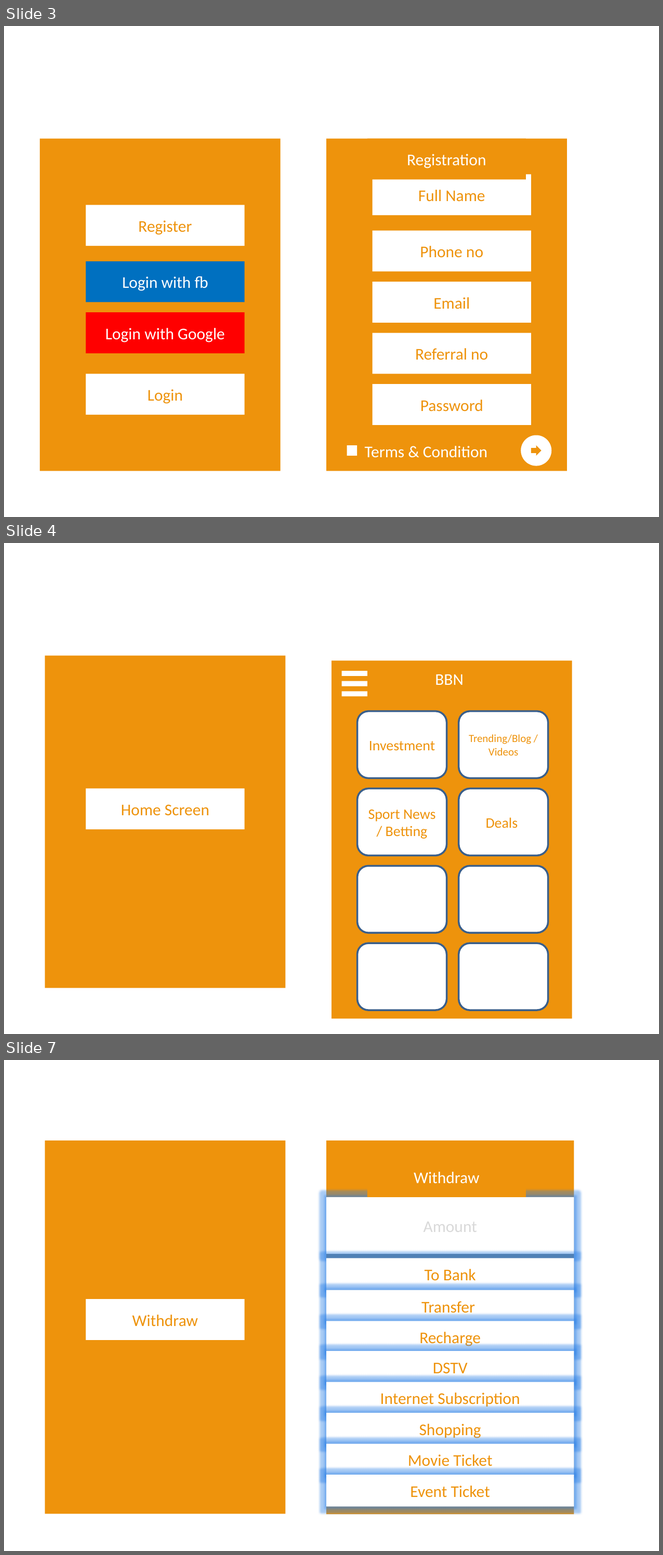
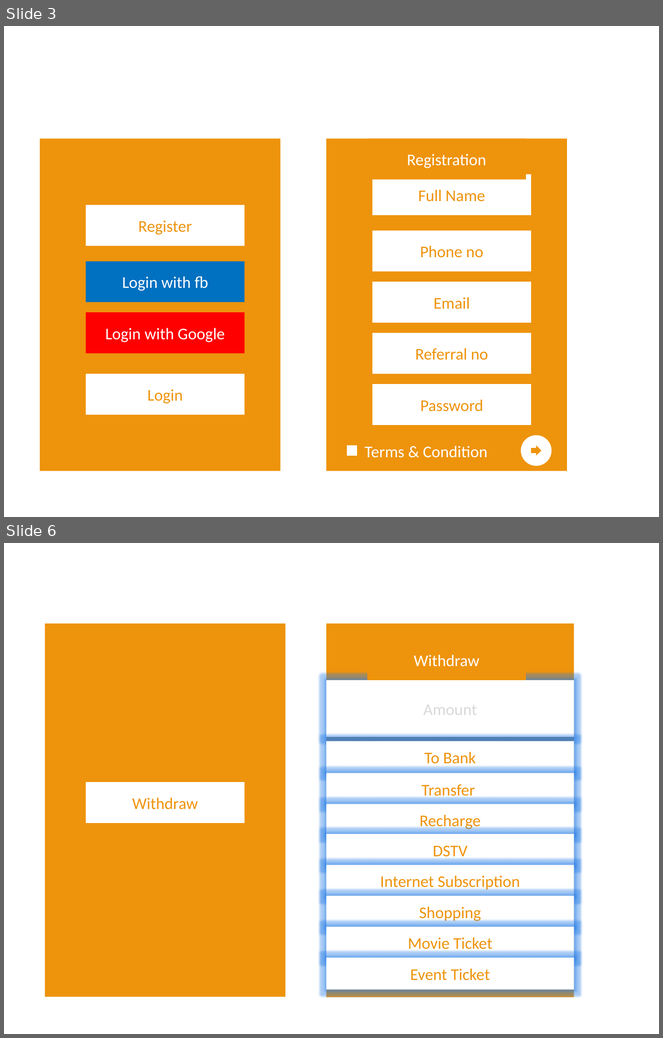
Before and after one commit to kleitz/BoonBuy, a slide deck: designs_mockups/Boonbuy Network app.pptx. Shown one above the other, each under a label of ours: slides 3, 4 and 7 before the commit, slides 3 and 6 after it; the slides between them are not shown. The pictures are 663x1555 and 663x1038 pixels, drawn with LibreOffice and Linux fonts; fonts in the diff are those of the drawing. Boxes give left, top, right and bottom in pixels: in the first picture for what was removed or moved away, otherwise in the second. Text is boxed around its words. In the diff, an @@ line names an element or a change of style, - is before the commit and + after.

```diff
--- a/designs_mockups/Boonbuy Network app.pptx
+++ b/designs_mockups/Boonbuy Network app.pptx
@@ slide 4 removed at bbox=[4, 543, 659, 1034], background #FFFFFF @@
@@ rectangle removed at bbox=[45, 656, 285, 989] @@
@@ rectangle removed at bbox=[332, 661, 572, 1019] @@
@@ rectangle removed at bbox=[342, 671, 367, 676] @@
@@ rectangle removed at bbox=[342, 681, 367, 687] @@
@@ text removed at bbox=[435, 674, 464, 685] @@
-BBN
@@ rectangle removed at bbox=[342, 692, 367, 697] @@
@@ rounded rectangle removed at bbox=[357, 711, 447, 778] @@
-Investment
@@ rounded rectangle removed at bbox=[458, 711, 548, 778] @@
-Trending/Blog / Videos
@@ rectangle removed at bbox=[86, 788, 244, 830] @@
-Home Screen
@@ rounded rectangle removed at bbox=[357, 788, 447, 856] @@
-Sport News / Betting
@@ rounded rectangle removed at bbox=[458, 788, 548, 856] @@
-Deals
@@ rounded rectangle removed at bbox=[357, 866, 447, 933] @@
@@ rounded rectangle removed at bbox=[458, 866, 548, 933] @@
@@ rounded rectangle removed at bbox=[357, 943, 447, 1010] @@
@@ rounded rectangle removed at bbox=[458, 943, 548, 1010] @@
@@ what was slide 7 is now slide 6 @@
```
Also in this commit, not shown: 3 slides changed, 4 slides added.
